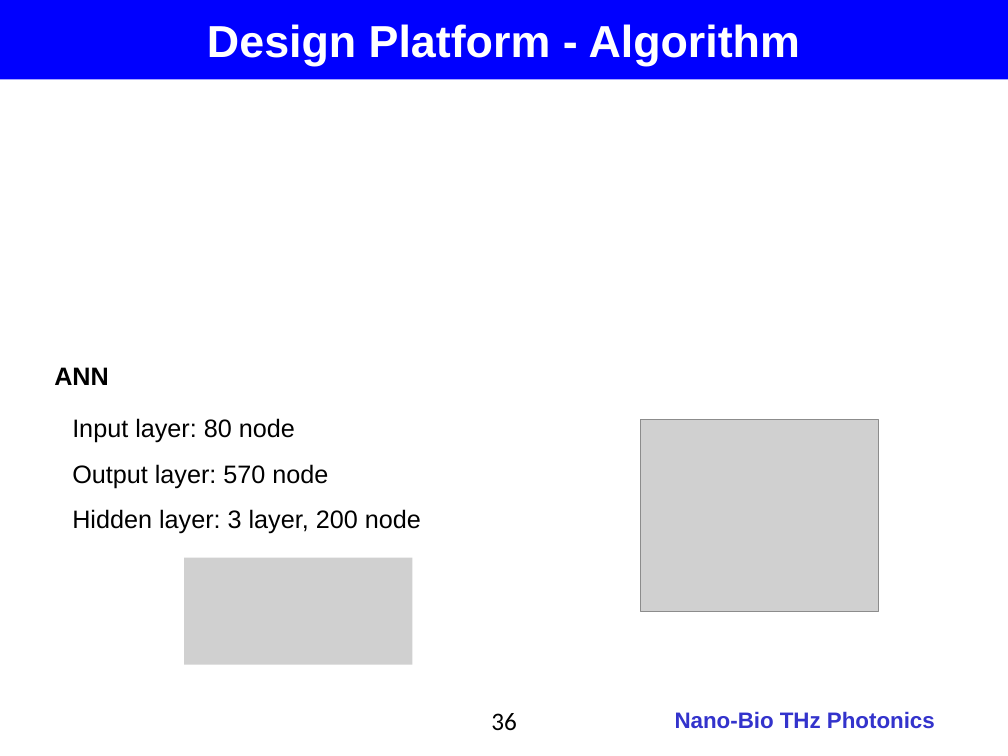
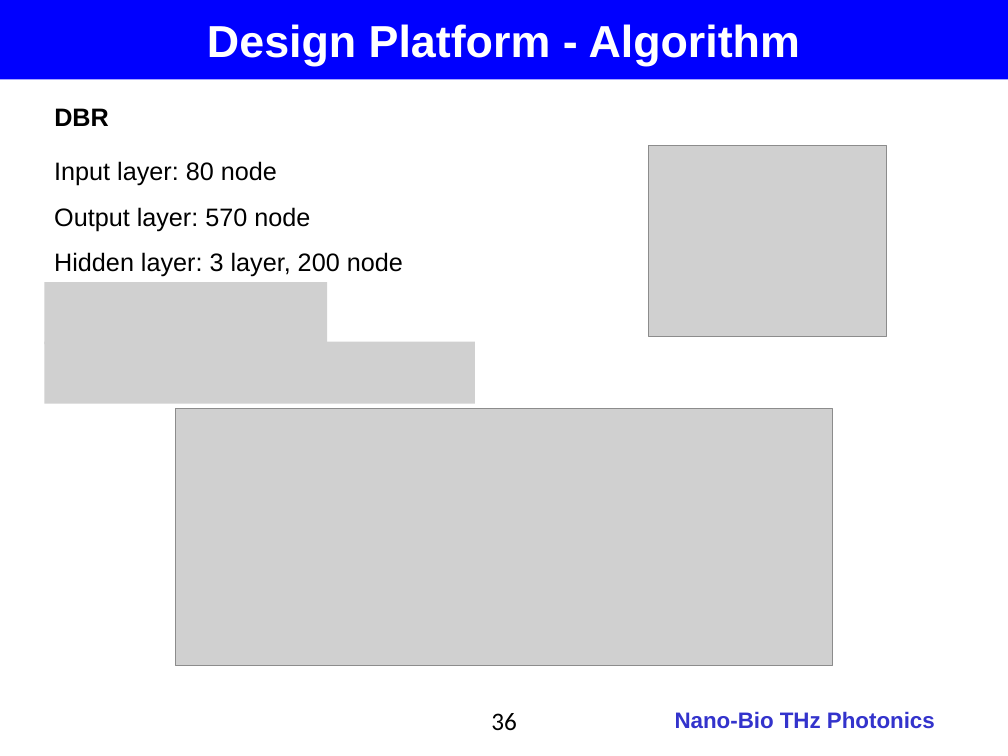
Before and after one commit to jglee96/NBTP_Lab, a slide deck: slide 36 of 개인/석사학위논문/Thesis_Presentation_v2.pptx. Drawn at 1008x756 pixels with LibreOffice and Linux fonts; fonts in the diff are those of the drawing; grey boxes stand for pictures; background and template pictures are left out. Boxes give left, top, right and bottom in pixels: in the first picture for what was removed or moved away, otherwise in the second. Text is boxed around its words. In the diff, an @@ line names an element or a change of style, - is before the commit and + after.

```diff
--- a/개인/석사학위논문/Thesis_Presentation_v2.pptx
+++ b/개인/석사학위논문/Thesis_Presentation_v2.pptx
@@ text added at bbox=[54, 108, 109, 126], 18 pt, text #000000, bold @@
+DBR
@@ text "Input layer: 80 node": place and size @@
-text "Input layer: 80 node" at bbox=[72, 418, 421, 534]
+text "Input layer: 80 node" at bbox=[54, 161, 403, 277]
@@ picture: place and size @@
-picture at bbox=[640, 419, 879, 611]
+picture at bbox=[648, 145, 887, 337]
@@ picture added at bbox=[44, 282, 328, 344] @@
@@ picture added at bbox=[44, 342, 475, 403] @@
@@ text removed at bbox=[54, 367, 109, 385] @@
-ANN
@@ picture added at bbox=[175, 408, 833, 665] @@
@@ picture removed at bbox=[184, 557, 412, 664] @@
```
Also in this commit, not shown: 3 other slides changed, 3 other files.
